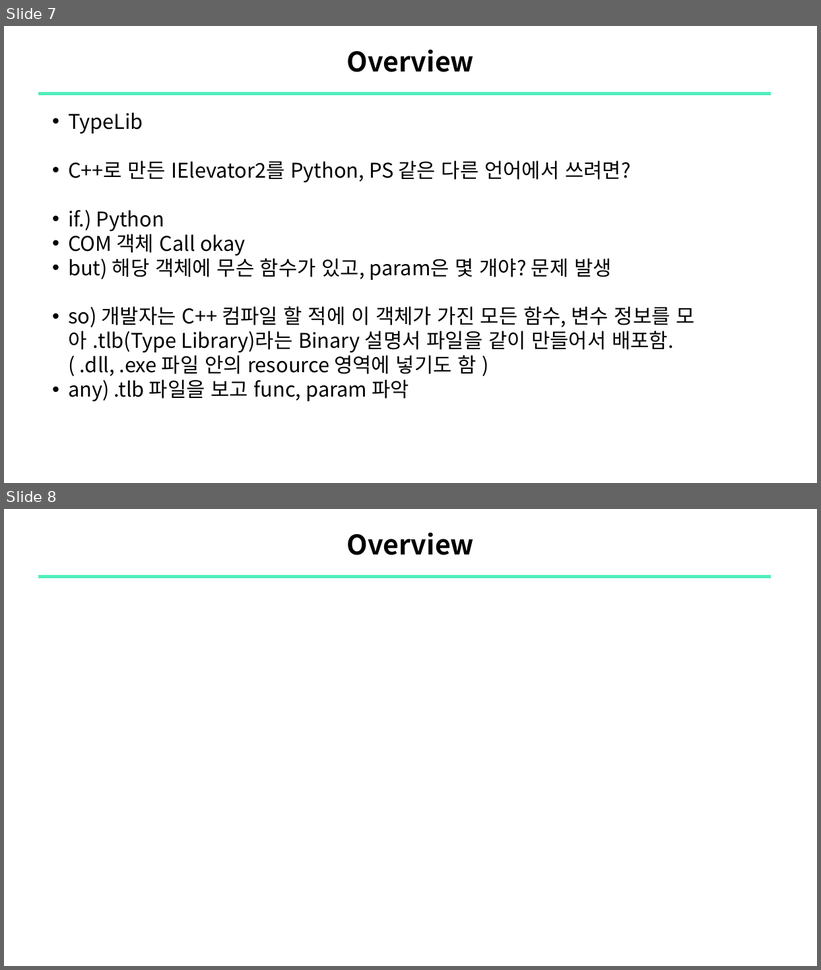
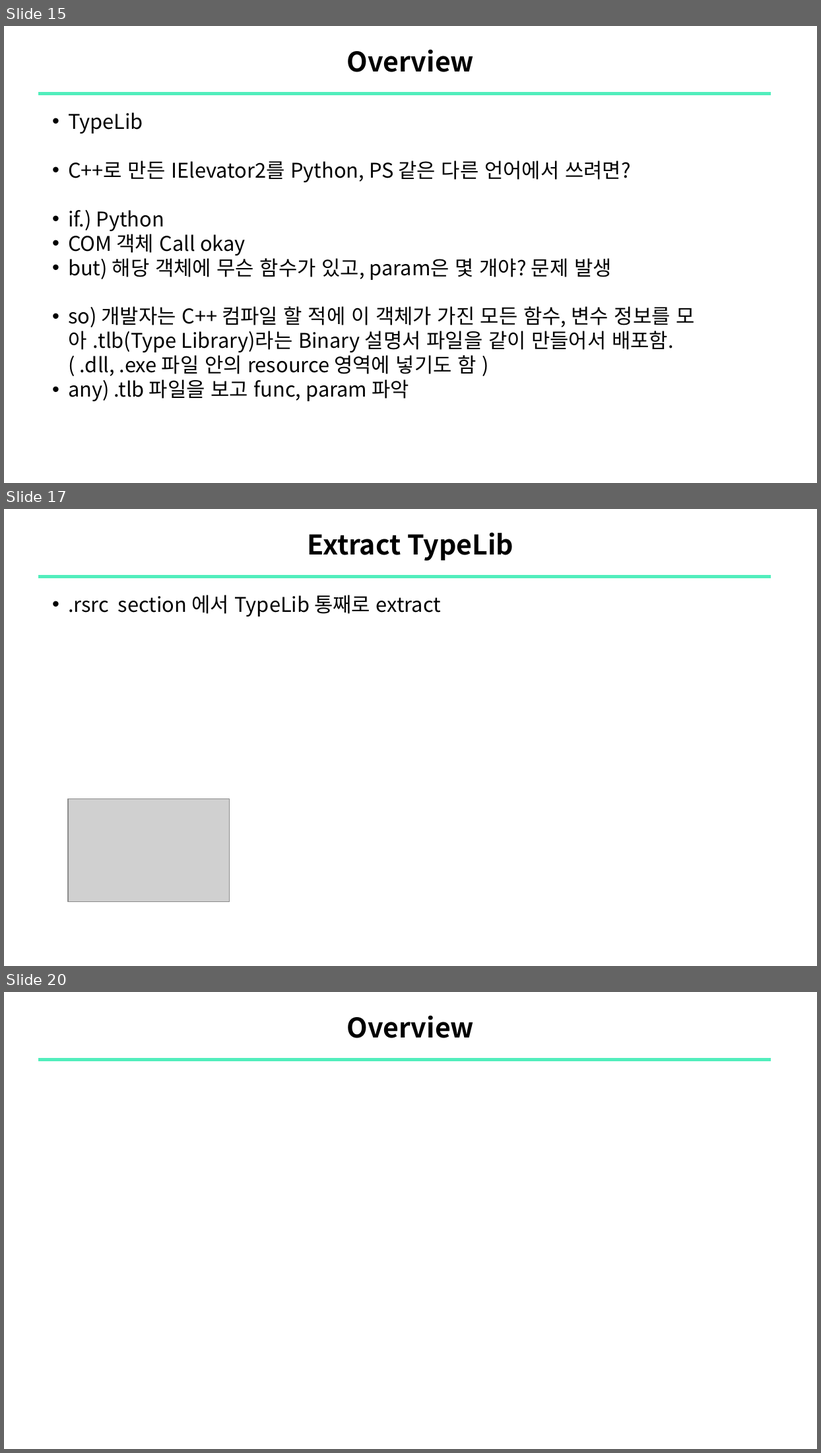
Before and after one commit to sewonpark-sec/SSL-Seminar, a slide deck: 16_COMrade_ABE_Analysis.pptx. Shown one above the other, each under a label of ours: slides 7 and 8 before the commit, slides 15, 17 and 20 after it; the slides between them are not shown. The pictures are 821x970 and 821x1453 pixels, drawn with LibreOffice and Linux fonts; fonts in the diff are those of the drawing; grey boxes stand for pictures. Boxes give left, top, right and bottom in pixels: in the first picture for what was removed or moved away, otherwise in the second. Text is boxed around its words. In the diff, an @@ line names an element or a change of style, - is before the commit and + after.

```diff
--- a/16_COMrade_ABE_Analysis.pptx
+++ b/16_COMrade_ABE_Analysis.pptx
@@ slide 17 added at (4, 509, 817, 966), background #FFFFFF @@
@@ title added at (308, 532, 514, 561), 24 pt, text #000000, bold @@
+Extract TypeLib
@@ line added from (38, 576) to (772, 576), #51EEBC 3 pt @@
@@ text added at (68, 595, 441, 617), 18 pt, text #000000 @@
+    • .rsrc section 에서 TypeLib 통째로 extract
@@ picture added at (68, 799, 229, 902) @@
@@ what was slide 7 is now slide 15 @@
@@ what was slide 8 is now slide 20 @@
```
Also in this commit, not shown: 4 slides changed, 15 other slides added.
